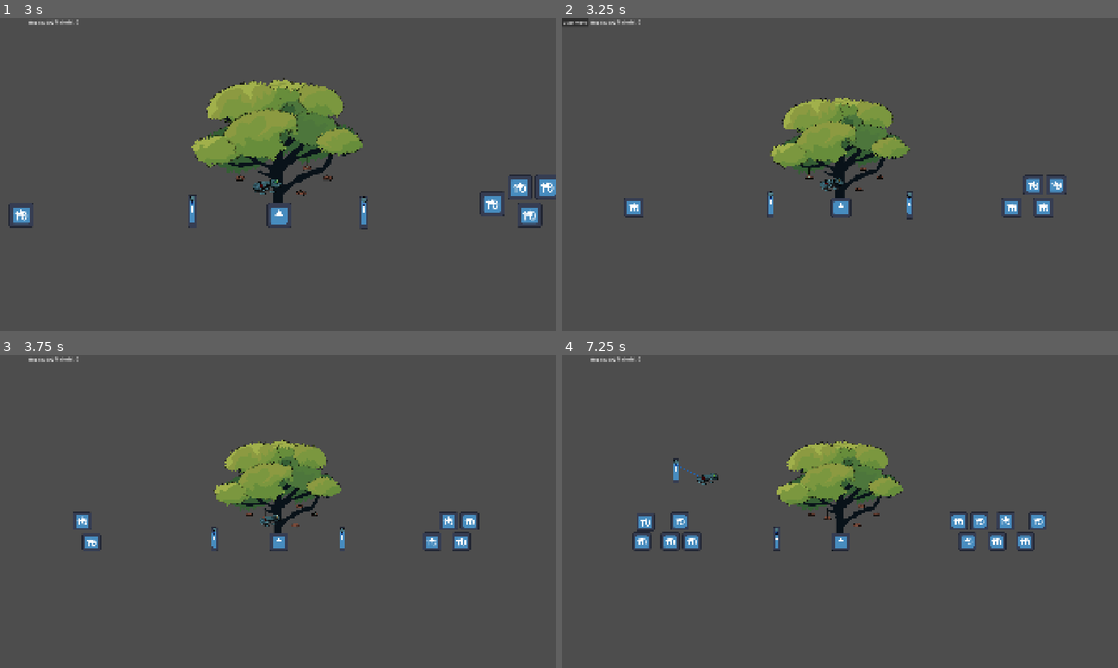
Above: before the commit, frames 1-4 (two rows, left to right).
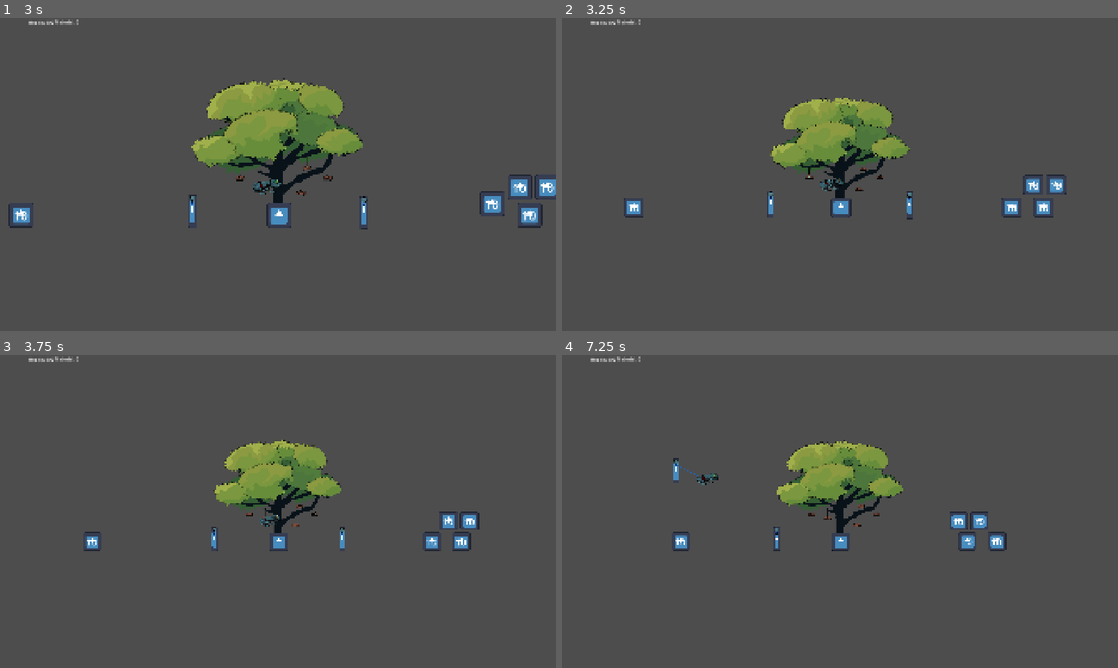
Above: after the commit, the same moments.

Repository: chirp-games/godot-wild-jam-98
Game: Godot game, scene res://game/game.tscn
Two runs of this game, one before a commit and one after it. Both use one fixed random seed, a clock stepped at 60 frames per second and the inputs below. This scene is started directly instead of the project's main scene. The engine's default icon, where the game draws it, is replaced by a stand-in: a white triangle on a blue panel in a dark square.
Inputs (mouse positions are in pixels of both pictures, inside the frame that each line leads up to):
- Up to frame 1 (3 s): click "Start Wave" at 0.5 s; tap Enter at 1.25, 2.75 s; drag from (150, 227) to (278, 171) at 1.27 s; tap Space at 2 s; drag from (150, 218) to (278, 171) at 2.02 s; move the mouse to (405, 230) at 2.77 s; hold C (enter_command_mode) from 2.78 s (still down); click (405, 230) at 2.92 s
- Up to frame 2 (3.25 s): keep holding C (enter_command_mode); tap Right (r) at 3.05 s
- Up to frame 3 (3.75 s): release C (enter_command_mode) at 3.5 s; click (11, 358) at 3.5 s, where only the run before the commit has a clickable "Start Wave"
- Up to frame 4 (7.25 s): drag from (901, 533) to (673, 464) at 4.27 s; drag from (828, 545) to (678, 467) at 5.02 s; drag from (828, 549) to (678, 467) at 5.77 s; click (573, 358) at 6.5 s, where only the run before the commit has a clickable "Start Wave"

Frame 1 is identical in both runs. In frame 2, 0.1% of the frame differs, in the area x 0-5%, y 0-3%; in frame 3, 0.2%; in frame 4, 1.1%, in the area x 12-88%, y 50-63%.

Commit message:
fix wave ending too early

Diff:
--- a/game/wave_spawner.gd
+++ b/game/wave_spawner.gd
@@ -17,9 +17,9 @@
 	wave_finished_spawning = true
 
 func _process(_delta: float) -> void:
-	if wave_finished_spawning and len(get_tree().get_nodes_in_group("enemy")):
+	if wave_finished_spawning and len(get_tree().get_nodes_in_group("enemy")) == 0:
 		wave_ended.emit()
-	wave_finished_spawning = false
+		wave_finished_spawning = false
 
 func _on_start_wave_button_pressed() -> void:
 	await start_wave()
